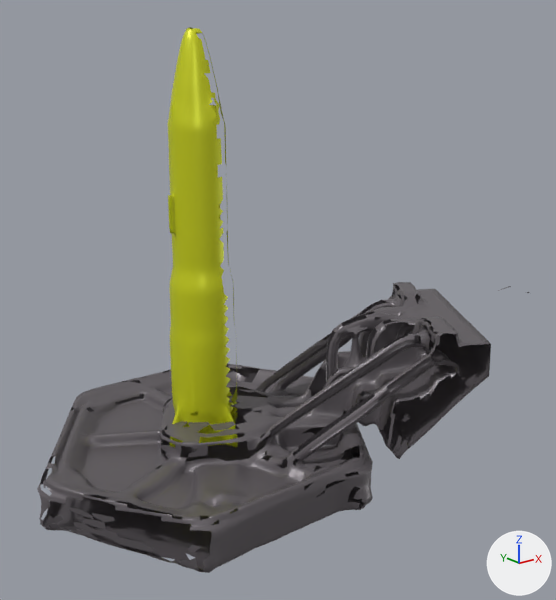
What one commit did to the glTF model assets/Missile Silo.glb.
One viewpoint serves both versions: a 50 mm camera at (-6.11, -9.64, 6.2) aimed at (0.92, -0.86, 2.69). Lighting does not change. The marker at lower right points along +X, +Y and +Z. The older version comes first. Where no turn or scale is listed for an object, it has been applied to the vertices. Vertices at exactly the same position are counted once.

In view in the first picture: 'Cover', 'Missile'.
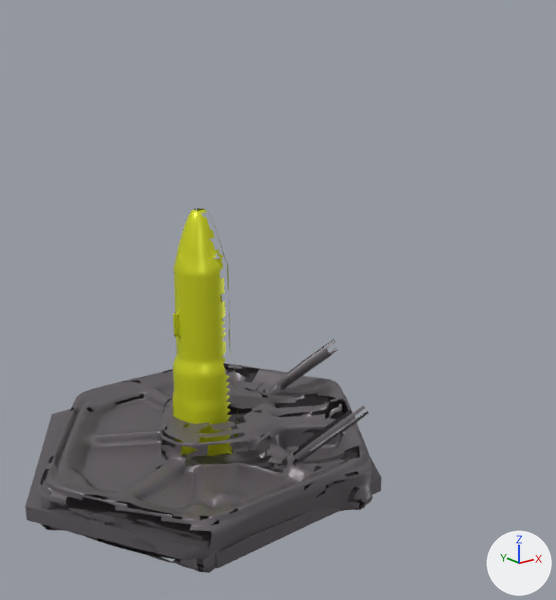
What changed in the scene script:
```text
Add mat_cover_001:
    mat_cover_001 = principled_material('cover.001')
    mat_cover_001.base_color = (0.136, 0.121, 0.134)  # dark grey #676266
    mat_cover_001.metallic = 0.28
    mat_cover_001.roughness = 0.4
Change me_model_006:
    used by ob_cover; location = (0.0, 0.0, 0.0)
    remove me_model_006.from_pydata(...)  # 8477 vertices, 15781 faces; spans x -2.82..4.34, y -3.57..2.62, z -0.22..2.77
    add me_model_006.from_pydata(...)  # 4857 vertices, 8893 faces; spans x -2.82..2.94, y -2.82..2.62, z -0.22..1.48
    me_model_006 part 1: 3609 vertices removed from x -0.65..4.23, y -3.57..0.9, z 0.42..2.52
    other edits to the shape of me_model_006 do not show in these pictures
Add me_cylinder_003:
    me_cylinder_003.from_pydata(...)  # a 6-sided cylinder along z spanning x -0.87..0.87, y -1.0..1.0, z -1.0..1.0
    me_cylinder_003.materials.append(mat_cover_001)  # dark grey #676266
Change ob_missile:
    ob_missile.location: (0.0, 0.0, 0.57) -> (0.0, 0.0, 0.0)
    ob_missile.scale: (1.0, 1.0, 0.786) -> (1.0, 1.0, 0.528)
Add ob_cylinder_001:
    ob_cylinder_001 = bpy.data.objects.new('Cylinder.001', me_cylinder_003)
    ob_cylinder_001.location = (0.03, -0.01, 0.09)
    ob_cylinder_001.rotation_euler = (0.0, 0.0, -1.571)  # degrees (0, 0, -90)
    ob_cylinder_001.scale = (-2.98, -2.98, -0.112)
```

Where the change shows, as pixel boxes (x1, y1, x2, y2) in the pictures (556 x 600 px):
'Cover', reshaped (32% narrower, 20% shorter)
    before: (37, 282, 530, 573)
    after: (37, 339, 373, 573)
'Missile', moved, rescaled
    before: (168, 27, 238, 448)
    after: (173, 208, 238, 456)
'Cylinder.001', added
    after: (25, 394, 382, 569)
part 1 of me_model_006, deleted
    before: (185, 282, 491, 471)
